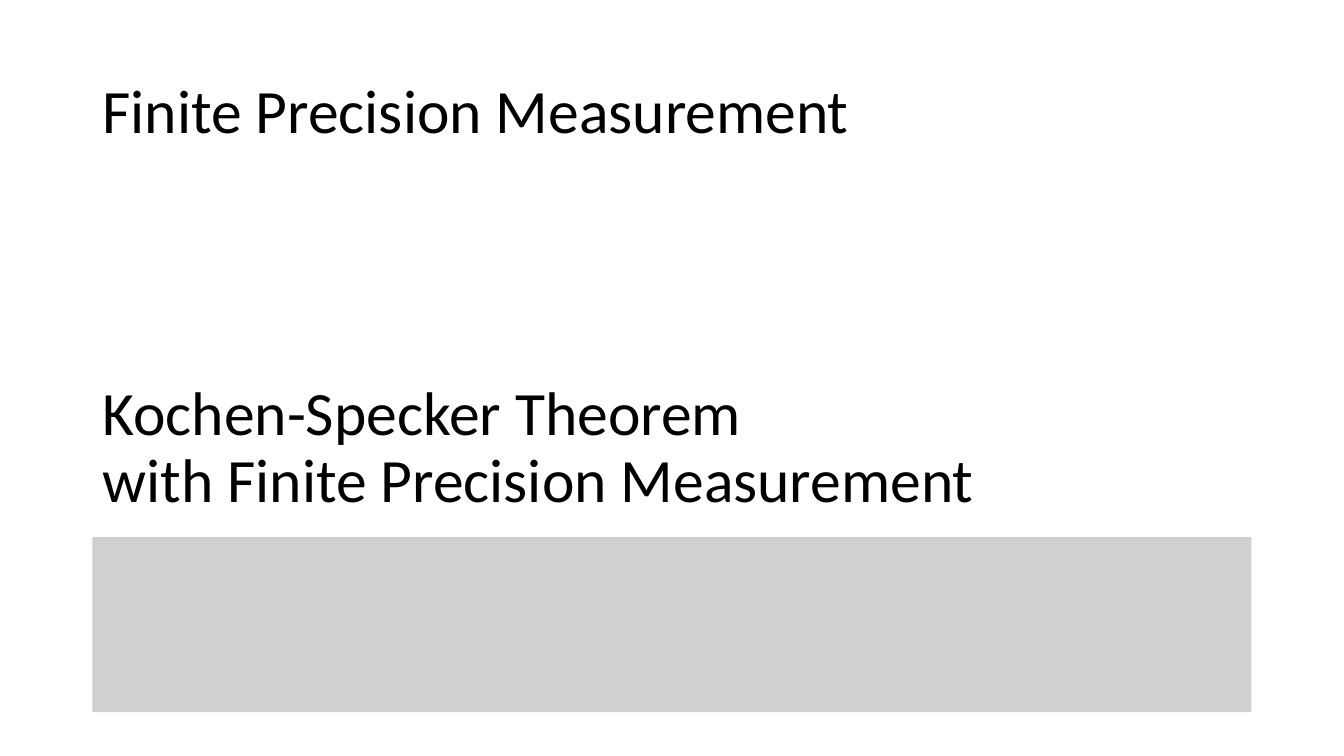
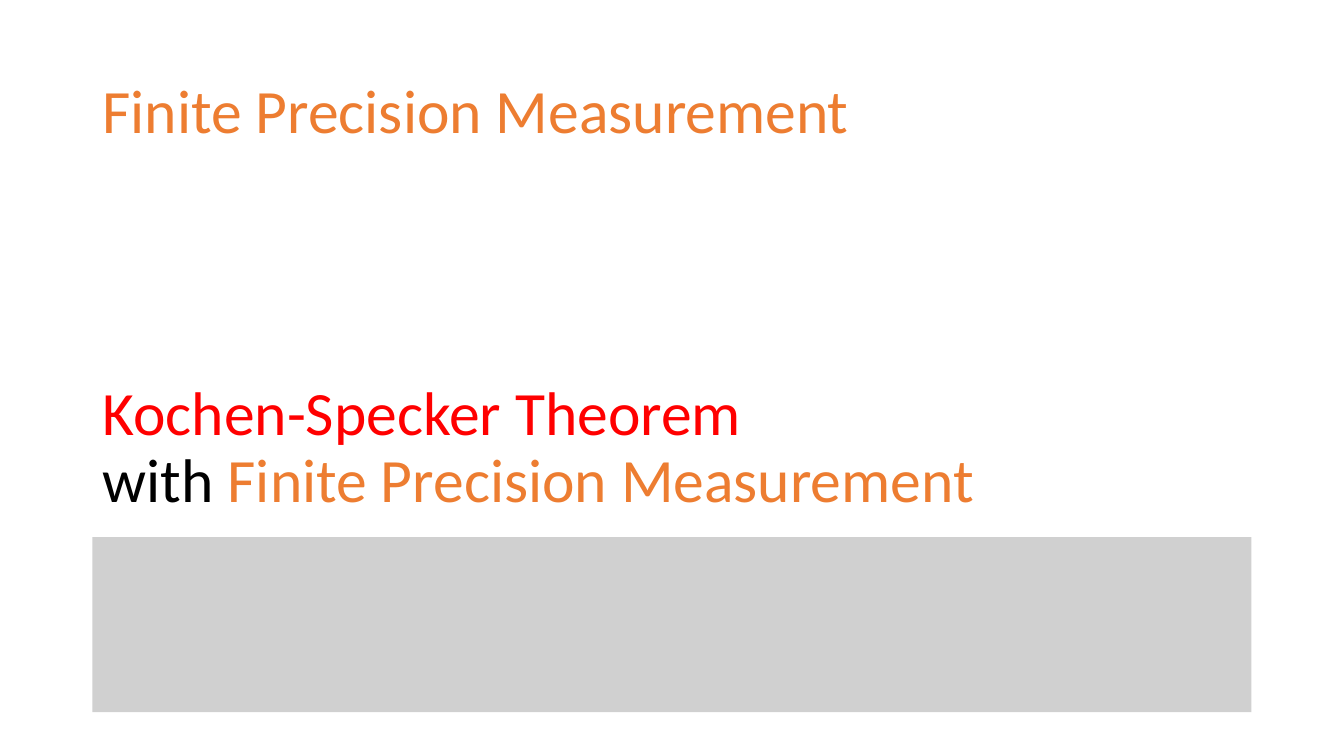
Before and after one commit to yuttai/Contextuality-and-Nonlocality-in-Discrete-Quantum-Theory, a slide deck: slide 27 of prop_letter.pptx (slide 26 before the commit). Drawn at 1344x756 pixels with LibreOffice and Linux fonts; fonts in the diff are those of the drawing; grey boxes stand for pictures. Boxes give left, top, right and bottom in pixels: in the first picture for what was removed or moved away, otherwise in the second. Text is boxed around its words. In the diff, an @@ line names an element or a change of style, - is before the commit and + after.

```diff
--- a/prop_letter.pptx
+++ b/prop_letter.pptx
@@ title "Finite Precision Measurement" at box(102, 90, 849, 134): text colour #000000 to #ED7D31 @@
@@ text "Kochen-Specker Theorem with Finite Precision ..." at box(102, 392, 974, 503): text colour #000000 to #FF0000 in "Kochen-Specker Theorem"; text colour #000000 to #ED7D31 in "Finite Precision Measurement" @@
```
Also in this commit, not shown: 2 other slides changed, 3 slides added.
